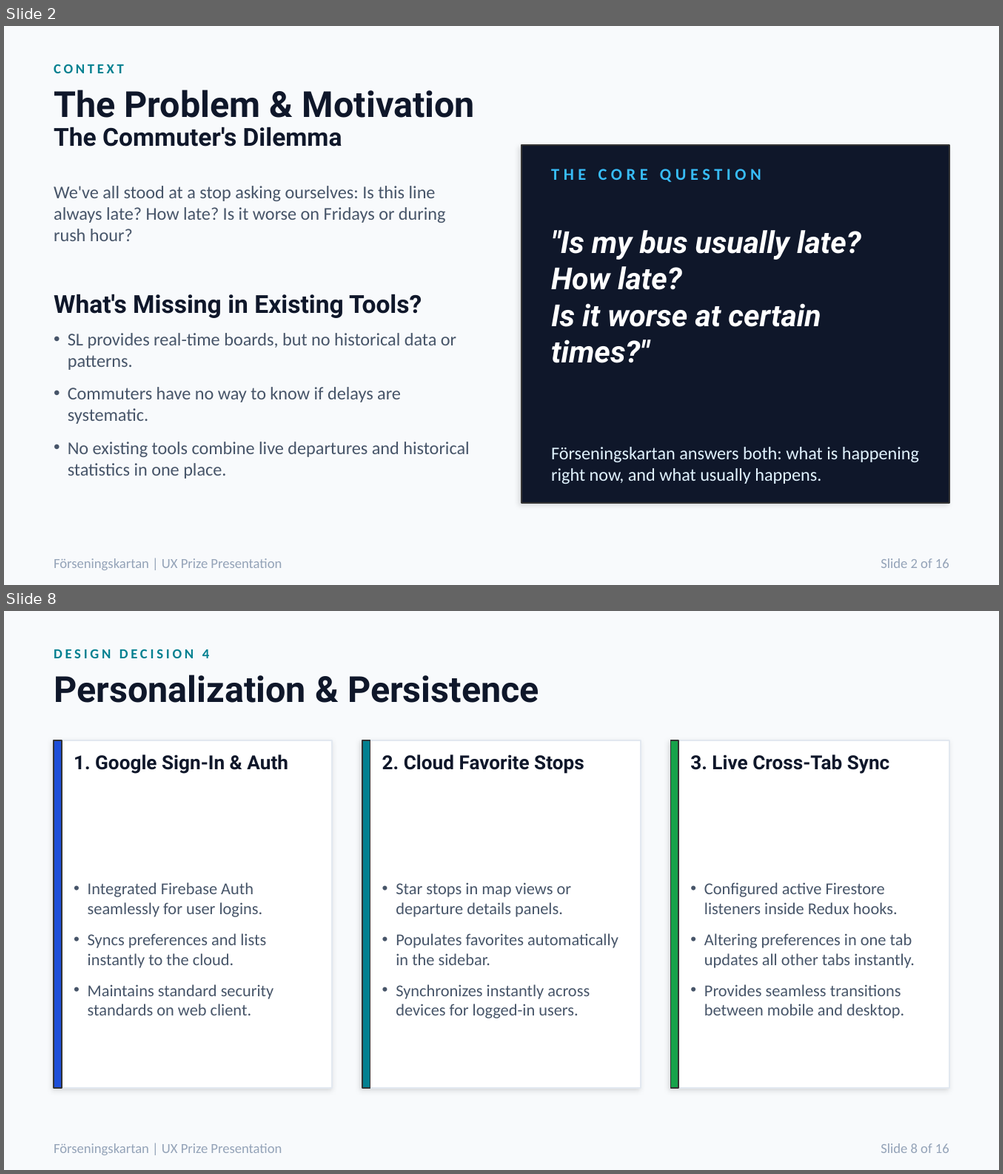
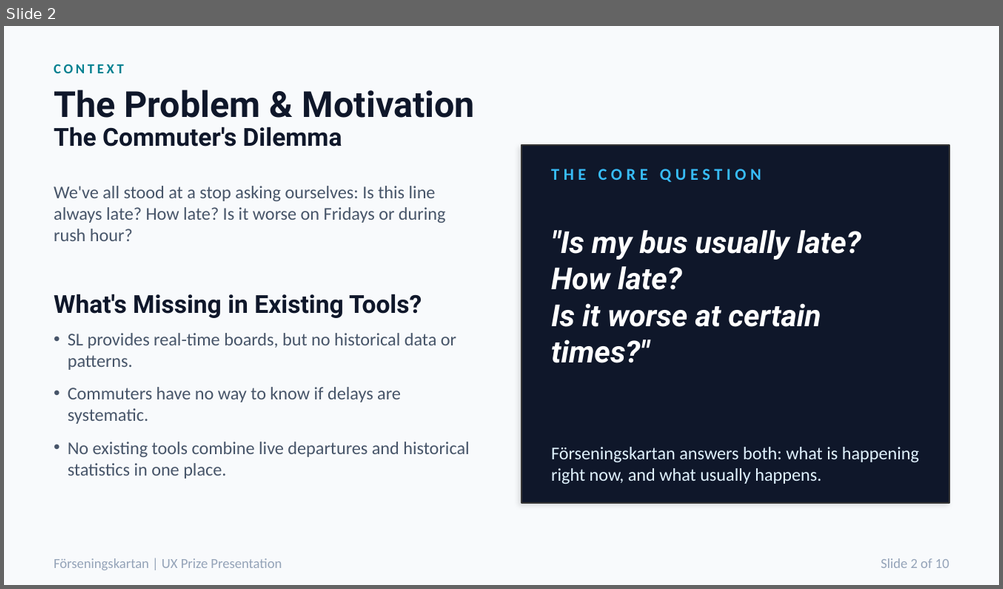
Before and after one commit to mattiaskvist/forseningskartan, a slide deck: presentation.pptx. Shown one above the other, each under a label of ours: slides 2 and 8 before the commit, slide 2 after it; the slides between them are not shown. The pictures are 1003x1174 and 1003x589 pixels, drawn with LibreOffice and Linux fonts; fonts in the diff are those of the drawing. Boxes give left, top, right and bottom in pixels: in the first picture for what was removed or moved away, otherwise in the second. Text is boxed around its words. In the diff, an @@ line names an element or a change of style, - is before the commit and + after.

```diff
--- a/presentation.pptx
+++ b/presentation.pptx
@@ slide 8 removed at (x1=4, y1=611, x2=999, y2=1170), background #F8FAFC @@
@@ text removed at (x1=54, y1=649, x2=209, y2=658) @@
-DESIGN DECISION 4
@@ text removed at (x1=54, y1=675, x2=539, y2=703) @@
-Personalization & Persistence
@@ rectangle removed at (x1=54, y1=741, x2=333, y2=1088) @@
@@ rectangle removed at (x1=54, y1=741, x2=62, y2=1088) @@
@@ rectangle removed at (x1=362, y1=741, x2=640, y2=1088) @@
@@ rectangle removed at (x1=362, y1=741, x2=370, y2=1088) @@
@@ rectangle removed at (x1=670, y1=741, x2=949, y2=1088) @@
@@ rectangle removed at (x1=670, y1=741, x2=678, y2=1088) @@
@@ text removed at (x1=74, y1=755, x2=288, y2=774) @@
-1. Google Sign-In & Auth
@@ text removed at (x1=382, y1=755, x2=584, y2=774) @@
-2. Cloud Favorite Stops
@@ text removed at (x1=690, y1=755, x2=890, y2=774) @@
-3. Live Cross-Tab Sync
@@ text removed at (x1=88, y1=883, x2=274, y2=1016) @@
-• Integrated Firebase Auth seamlessly for user logins.
-• Syncs preferences and lists instantly to the cloud.
-• Maintains standard security standards on web client.
@@ text removed at (x1=395, y1=883, x2=618, y2=1019) @@
-• Star stops in map views or departure details panels.
-• Populates favorites automatically in the sidebar.
-• Synchronizes instantly across devices for logged-in users.
@@ text removed at (x1=704, y1=883, x2=914, y2=1019) @@
-• Configured active Firestore listeners inside Redux hooks.
-• Altering preferences in one tab updates all other tabs instantly.
-• Provides seamless transitions between mobile and desktop.
@@ text removed at (x1=54, y1=1144, x2=282, y2=1156) @@
-Förseningskartan | UX Prize Presentation
@@ text removed at (x1=880, y1=1144, x2=949, y2=1153) @@
-Slide 8 of 16
@@ slide 2 changed as well @@
@@ text at (x1=880, y1=559, x2=949, y2=568): text changed @@
-Slide 2 of 16
+Slide 2 of 10
```
Also in this commit, not shown: 7 other slides changed, 2 slides added, 7 other slides removed, 1 other file.
